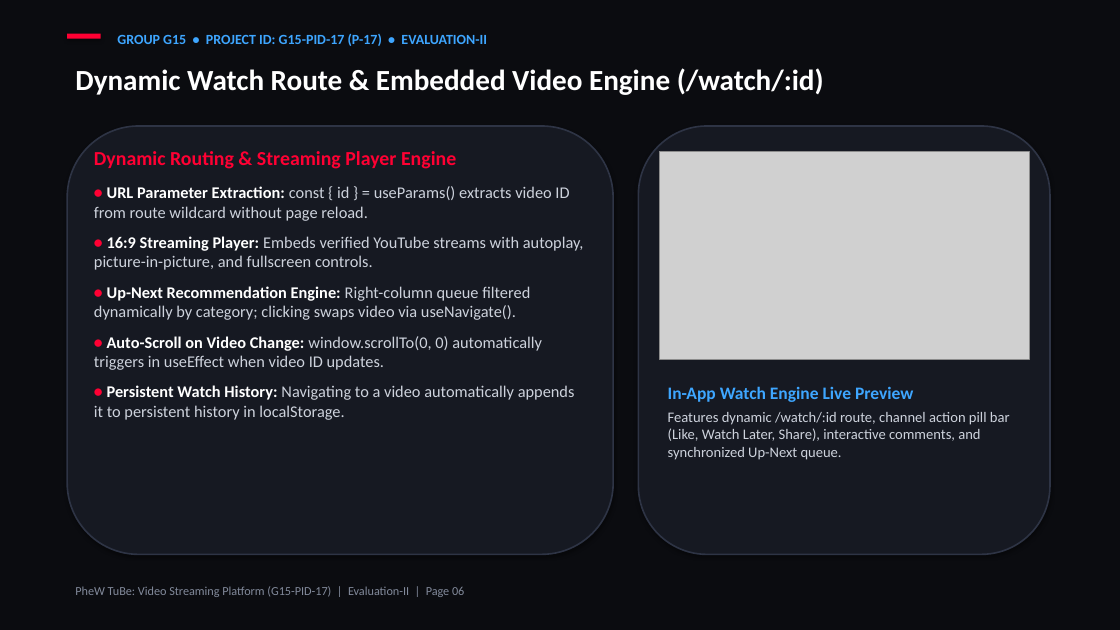
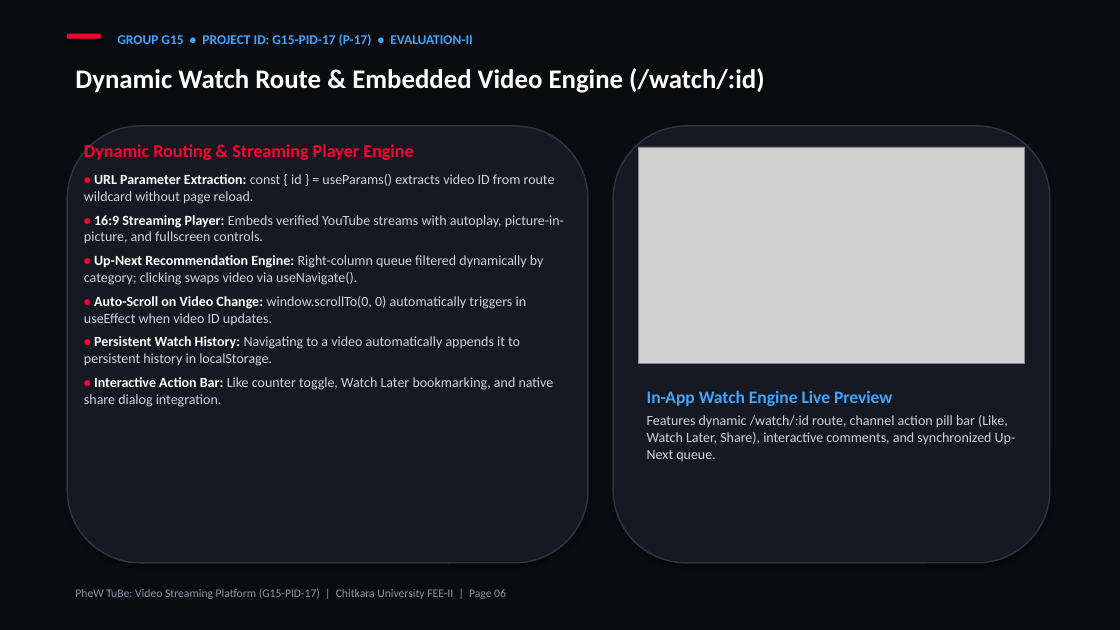
Before and after one commit to kishan-777/Front-End-Engineering_Evaluation-based-project, a slide deck: slide 6 of G15-PID-17.pptx. Drawn at 1120x630 pixels with LibreOffice and Linux fonts; fonts in the diff are those of the drawing; grey boxes stand for pictures. Boxes give left, top, right and bottom in pixels: in the first picture for what was removed or moved away, otherwise in the second. Text is boxed around its words. In the diff, an @@ line names an element or a change of style, - is before the commit and + after.

Commit message:
Fix all PPT distortions, image overlaps, Chitkara logo visibility, and add Phase 2 Protected Routing and Infinite Scroll slides

```diff
--- a/G15-PID-17.pptx
+++ b/G15-PID-17.pptx
@@ text "GROUP G15 • PROJECT ID: ..." at (x1=117, y1=34, x2=472, y2=46): size 12 to 11.5 pt @@
@@ text "Dynamic Watch Route & Embedded ..." at (x1=75, y1=68, x2=764, y2=93): size 25 to 23 pt @@
@@ rounded rectangle resized from (x1=67, y1=126, x2=613, y2=555) to (x1=67, y1=126, x2=588, y2=563) @@
@@ rounded rectangle at (x1=67, y1=126, x2=588, y2=563): outline #2E3445 1.4 pt to #2E3445 1.3 pt @@
@@ text at (x1=84, y1=144, x2=564, y2=366): size 17 to 15.5 pt in "Dynamic Routing & Streaming Player Engine"; size 15 to 12 pt in "•", "•", "•", "•" and 1 more places; size 14 to 12 pt in "URL Parameter Extraction: const { id } ...", "16:9 Streaming Player: Embeds verified YouTube streams ...", "Up-Next Recommendation Engine: Right-column queue filtered d ...", "Auto-Scroll on Video Change: window.scrollTo(0, 0) automatic ..." and 1 more places; less space between paragraphs @@
@@ rounded rectangle at (x1=613, y1=126, x2=1050, y2=563): outline #2E3445 1.4 pt to #2E3445 1.3 pt @@
@@ rounded rectangle resized from (x1=639, y1=126, x2=1050, y2=555) to (x1=613, y1=126, x2=1050, y2=563) @@
@@ picture resized from (x1=660, y1=151, x2=1029, y2=360) to (x1=639, y1=147, x2=1025, y2=364) @@
@@ text at (x1=84, y1=377, x2=554, y2=407): paragraph added @@
+• Interactive Action Bar: Like counter toggle, Watch Later bookmarking, and native share dialog integration.
@@ text "In-App Watch Engine Live Preview" moved from (x1=668, y1=386, x2=1010, y2=460) to (x1=647, y1=390, x2=1016, y2=461) @@
@@ text "In-App Watch Engine Live Preview" at (x1=647, y1=390, x2=1016, y2=461): size 12.5 to 12 pt in "Features dynamic /watch/:id route, channel action pill ..."; more space between paragraphs; less space between paragraphs @@
@@ text at (x1=75, y1=589, x2=506, y2=599): text changed; size 10.5 to 10 pt; text colour #828A9B to #8C94A5 @@
-PheW TuBe: Video Streaming Platform (G15-PID-17) | Evaluation-II | Page 06
+PheW TuBe: Video Streaming Platform (G15-PID-17) | Chitkara University FEE-II | Page 06
```
Also in this commit, not shown: 10 other slides changed, 3 slides added, 1 slide removed, 1 other file.
